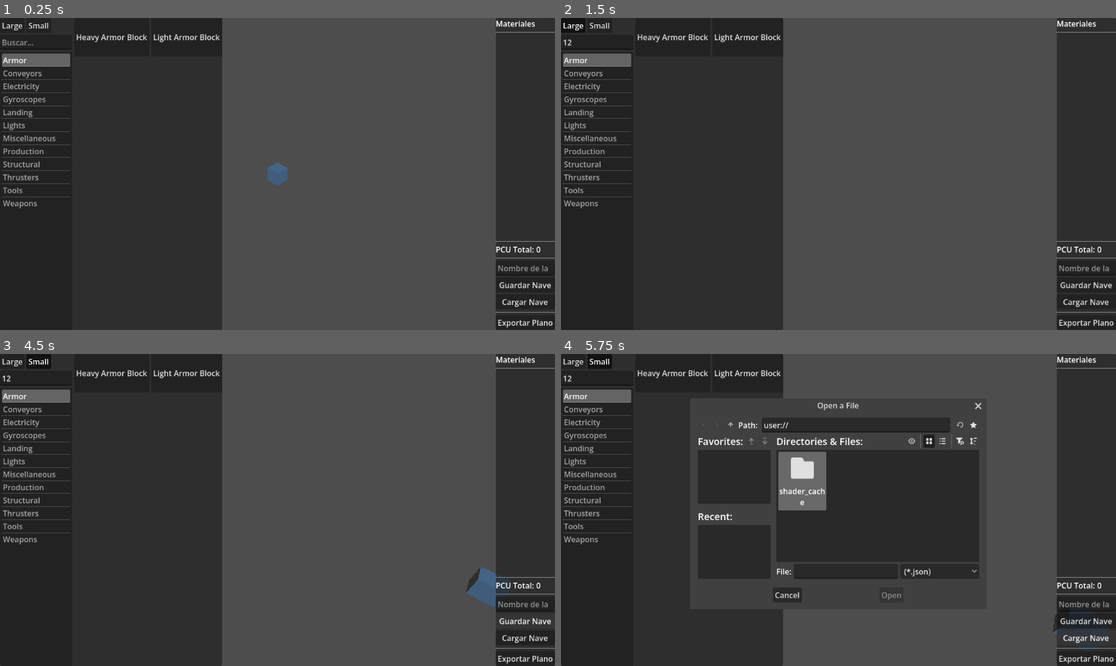
Above: before the commit, frames 1-4 (two rows, left to right).
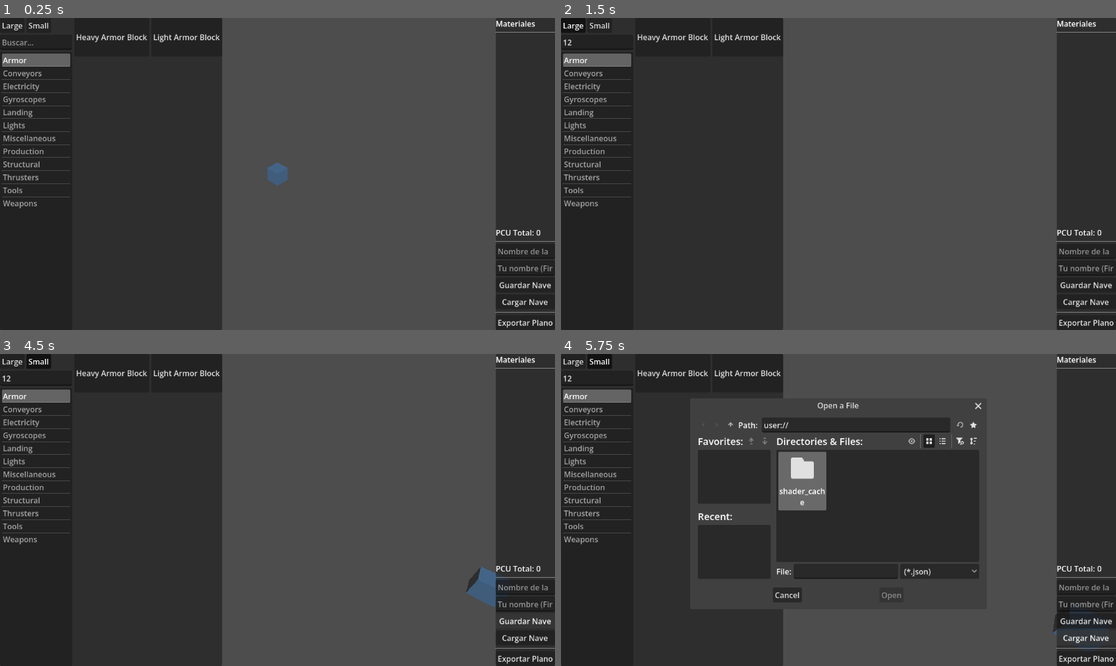
Above: after the commit, the same moments.

Repository: rochbe02/SpaceEngineersBuilder
Game: Godot game, scene res://scenes/Main.tscn
Same seed, same stepped clock (60 frames per second), same inputs: the game is played once before the commit and once after it.
Inputs (mouse positions are in pixels of both pictures, inside the frame that each line leads up to):
- Up to frame 1 (0.25 s): no input
- Up to frame 2 (1.5 s): click (599, 42) at 0.52 s; type "12" at 0.6 s; click "Large" at 1.25 s
- Up to frame 3 (4.5 s): click "Small" at 2 s; click "Heavy Armor Block" at 2.75 s; click "Light Armor Block" at 3.5 s; click "Guardar Nave" at 4.25 s
- Up to frame 4 (5.75 s): click "Cargar Nave" at 5 s

The runs differ from the first frame. In frame 1, 0.3% of the frame differs, in the area x 89-100%, y 67-82%; in frame 2, 0.3%; in frame 3, 0.4%; in frame 4, 0.3%.

Commit message:
Plano con nombre, fecha, bloques, PCU y firma del autor

Diff:
--- a/space-engineers-builder/scenes/BlueprintExport.tscn
+++ b/space-engineers-builder/scenes/BlueprintExport.tscn
@@ -118,3 +118,40 @@
 theme_override_fonts/font = ExtResource("2_p5cfv")
 theme_override_font_sizes/font_size = 24
 text = "ISO"
+
+[node name="LabelShipName" type="Label" parent="LabelViewport/SubViewport/Control" unique_id=358540073]
+modulate = Color(0.9063318, 1.1587777, 1.353256, 1)
+layout_mode = 0
+offset_left = 400.0
+offset_top = 10.0
+offset_right = 440.0
+offset_bottom = 33.0
+theme_override_fonts/font = ExtResource("2_p5cfv")
+theme_override_font_sizes/font_size = 24
+
+[node name="LabelDate" type="Label" parent="LabelViewport/SubViewport/Control" unique_id=295698102]
+modulate = Color(0.9063318, 1.1587777, 1.353256, 1)
+layout_mode = 0
+offset_left = 40.0
+offset_top = 1170.0
+offset_right = 80.0
+offset_bottom = 1193.0
+theme_override_fonts/font = ExtResource("2_p5cfv")
+
+[node name="LabelBlocks" type="Label" parent="LabelViewport/SubViewport/Control" unique_id=1194205312]
+modulate = Color(0.9063318, 1.1587777, 1.353256, 1)
+layout_mode = 0
+offset_left = 40.0
+offset_top = 1185.0
+offset_right = 80.0
+offset_bottom = 1208.0
+theme_override_fonts/font = ExtResource("2_p5cfv")
+
+[node name="LabelAuthor" type="Label" parent="LabelViewport/SubViewport/Control" unique_id=1551222809]
+modulate = Color(0.9063318, 1.1587777, 1.353256, 1)
+layout_mode = 0
+offset_left = 900.0
+offset_top = 1185.0
+offset_right = 940.0
+offset_bottom = 1208.0
+theme_override_fonts/font = ExtResource("2_p5cfv")
--- a/space-engineers-builder/scenes/ui/MaterialsPanel.tscn
+++ b/space-engineers-builder/scenes/ui/MaterialsPanel.tscn
@@ -48,6 +48,10 @@
 layout_mode = 2
 placeholder_text = "Nombre de la nave"
 
+[node name="AuthorName" type="LineEdit" parent="VBoxContainer" unique_id=144658251]
+layout_mode = 2
+placeholder_text = "Tu nombre (Firma)"
+
 [node name="Button (BtnGuardar)" type="Button" parent="VBoxContainer" unique_id=1839468889]
 layout_mode = 2
 text = "Guardar Nave"
--- a/space-engineers-builder/scripts/BlueprintExporter.gd
+++ b/space-engineers-builder/scripts/BlueprintExporter.gd
@@ -1,7 +1,16 @@
 extends Node
 
 var font: FontFile
+var meta_ship_name: String = ""
+var meta_author: String = ""
+var meta_block_count: int = 0
+var meta_pcu: int = 0
+var meta_date: String = ""
 
+@onready var label_ship_name = $"LabelViewport/SubViewport/Control/LabelShipName"
+@onready var label_date = $"LabelViewport/SubViewport/Control/LabelDate"
+@onready var label_blocks = $"LabelViewport/SubViewport/Control/LabelBlocks"
+@onready var label_author = $"LabelViewport/SubViewport/Control/LabelAuthor"
 @onready var vp_labels = $"LabelViewport/SubViewport"
 @onready var cam_top = $"SubViewportContainer(Top)/SubViewport/Camera3D"
 @onready var cam_front = $"SubViewportContainer(Front)/SubViewport/Camera3D"
@@ -14,6 +23,24 @@
 
 func _ready():
 	font = load("res://assets/fonts/04B_20__.ttf")
+
+func set_metadata(ship_name: String, author: String, placed_blocks: Dictionary):
+	meta_ship_name = ship_name if ship_name != "" else "Sin nombre"
+	meta_author = author if author != "" else "Anonimo"
+	meta_date = Time.get_date_string_from_system()
+
+	var origins = {}
+	for cell in placed_blocks:
+		var block = placed_blocks[cell]
+		var origin = block.get("origin", cell)
+		origins[origin] = true
+	meta_block_count = origins.size()
+
+	meta_pcu = 0
+	for cell in origins:
+		var block_id = placed_blocks[cell].get("id", "")
+		var block = BlockDatabase.get_block(block_id)
+		meta_pcu += block.get("pcu", 0)
 
 func setup_cameras(placed_blocks: Dictionary, grid_map: GridMap):
 	if placed_blocks.is_empty():
@@ -88,6 +115,12 @@
 	var final_img = Image.create(final_w, final_h, false, Image.FORMAT_RGBA8)
 	final_img.fill(Color(0.05, 0.1, 0.25, 1.0))
 
+	# Grid de puntos
+	var dot_color = Color(0.15, 0.25, 0.5, 1.0)
+	for y in range(0, final_h, 20):
+		for x in range(0, final_w, 20):
+			final_img.set_pixel(x, y, dot_color)
+
 	var positions = [
 		Vector2i(padding, padding + label_height),
 		Vector2i(w + padding * 2, padding + label_height),
@@ -107,6 +140,12 @@
 		for y in range(2):
 			final_img.set_pixel(x, h + padding + label_height + padding/2 + y, line_color)
 
+	# Actualizar labels con metadata
+	label_ship_name.text = meta_ship_name
+	label_date.text = "Fecha: " + meta_date
+	label_blocks.text = "Bloques: " + str(meta_block_count) + "  PCU: " + str(meta_pcu)
+	label_author.text = "Autor: " + meta_author
+
 	# Renderizar etiquetas
 	vp_labels.render_target_update_mode = SubViewport.UPDATE_ONCE
 	await get_tree().process_frame
--- a/space-engineers-builder/scripts/Main.gd
+++ b/space-engineers-builder/scripts/Main.gd
@@ -9,21 +9,21 @@
 	var grid_map = viewport_3d.get_node("GridMap")
 	var placed_blocks = viewport_3d.placed_blocks
 	var block_preview = viewport_3d.get_node("BlockPreview")
+	var ship_name = materials_panel.get_ship_name()
+	var author = materials_panel.get_author_name()
 
-	# Ocultar preview y moverlo lejos
 	block_preview.visible = false
 	var original_pos = block_preview.position
 	block_preview.position = Vector3(9999, 9999, 9999)
 
-	# Esperar varios frames
 	await get_tree().process_frame
 	await get_tree().process_frame
 	await get_tree().process_frame
 
 	blueprint_export.setup_cameras(placed_blocks, grid_map)
+	blueprint_export.set_metadata(ship_name, author, placed_blocks)
 	await blueprint_export.export_blueprint("user://plano_nave.png")
 
-	# Restaurar preview
 	block_preview.position = original_pos
 	block_preview.visible = true
 	print("Plano guardado en: ", OS.get_user_data_dir())
--- a/space-engineers-builder/scripts/MaterialsPanel.gd
+++ b/space-engineers-builder/scripts/MaterialsPanel.gd
@@ -4,6 +4,7 @@
 signal guardar_nave(ship_name: String)
 signal cargar_nave
 
+@onready var author_name: LineEdit = $VBoxContainer/AuthorName
 @onready var materials_list: VBoxContainer = $"VBoxContainer/ScrollContainer/MaterialsList"
 @onready var pcu_value: Label = $VBoxContainer/HBoxContainer/PCUValue
 @onready var btn_exportar: Button = $VBoxContainer/BtnExportar
@@ -74,3 +75,6 @@
 
 func _on_viewport_3d_block_removed(placed_blocks: Dictionary):
 	update_stats(placed_blocks)
+
+func get_author_name() -> String:
+	return author_name.text.strip_edges()
